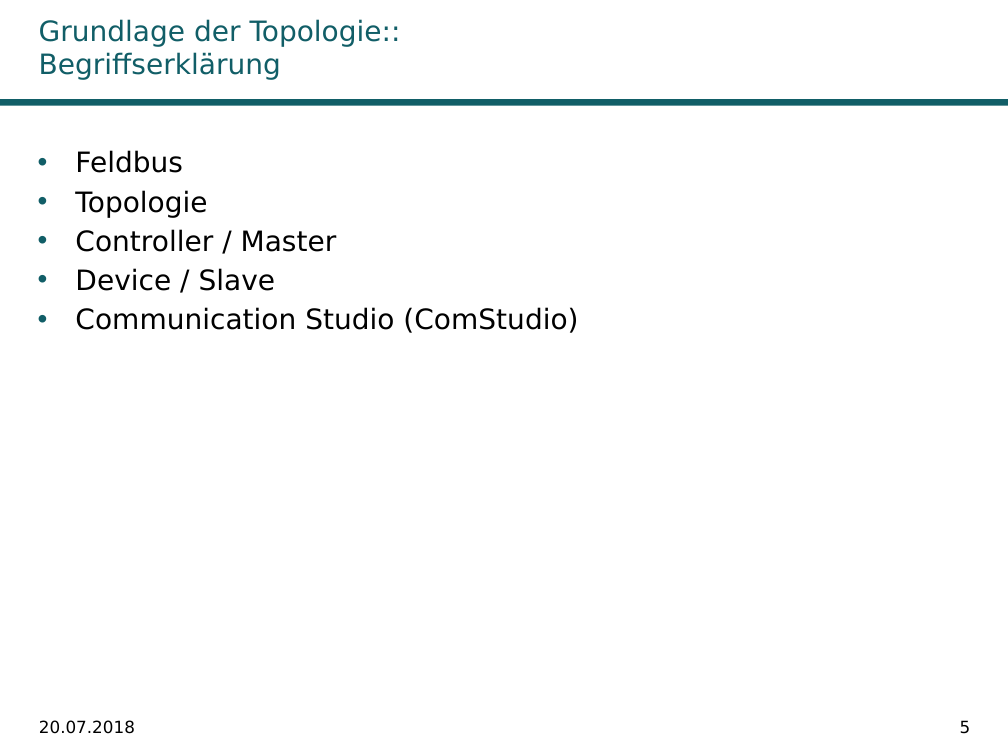
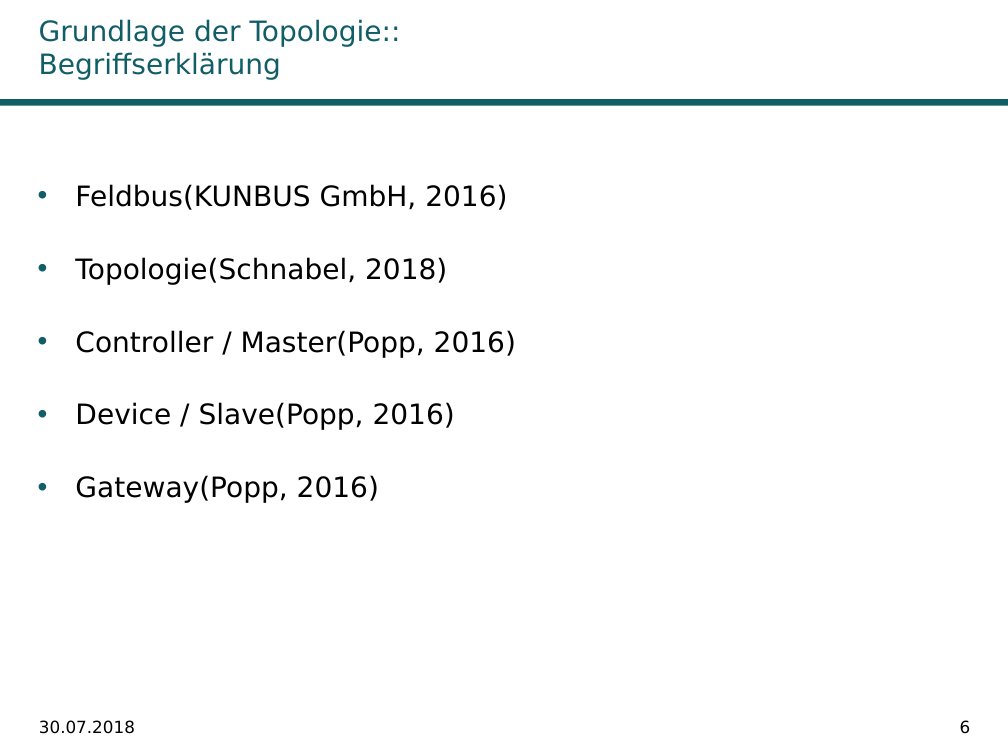
Before and after one commit to Ghislain1/zoe-fb-app, a slide deck: slide 6 of __Master-Abschlussarbeit.pptx (slide 5 before the commit). Drawn at 1008x756 pixels with LibreOffice and Linux fonts; fonts in the diff are those of the drawing; background and template pictures are left out. Boxes give left, top, right and bottom in pixels: in the first picture for what was removed or moved away, otherwise in the second. Text is boxed around its words. In the diff, an @@ line names an element or a change of style, - is before the commit and + after.

Commit message:
_ ist die Powerpoint

```diff
--- a/__Master-Abschlussarbeit.pptx
+++ b/__Master-Abschlussarbeit.pptx
@@ text at [75, 184, 516, 503]: text changed @@
-• Feldbus
-• Topologie
-• Controller / Master
-• Device / Slave
-• Communication Studio (ComStudio)
+• Feldbus(KUNBUS GmbH, 2016)
+• Topologie(Schnabel, 2018)
+• Controller / Master(Popp, 2016)
+• Device / Slave(Popp, 2016)
+• Gateway(Popp, 2016)
@@ text at [39, 720, 135, 734]: text changed @@
-20.07.2018
+30.07.2018
@@ page number at [960, 720, 971, 734]: text changed @@
-5
+6
```
Also in this commit, not shown: 14 other slides changed, 6 slides added, 3 other files.
